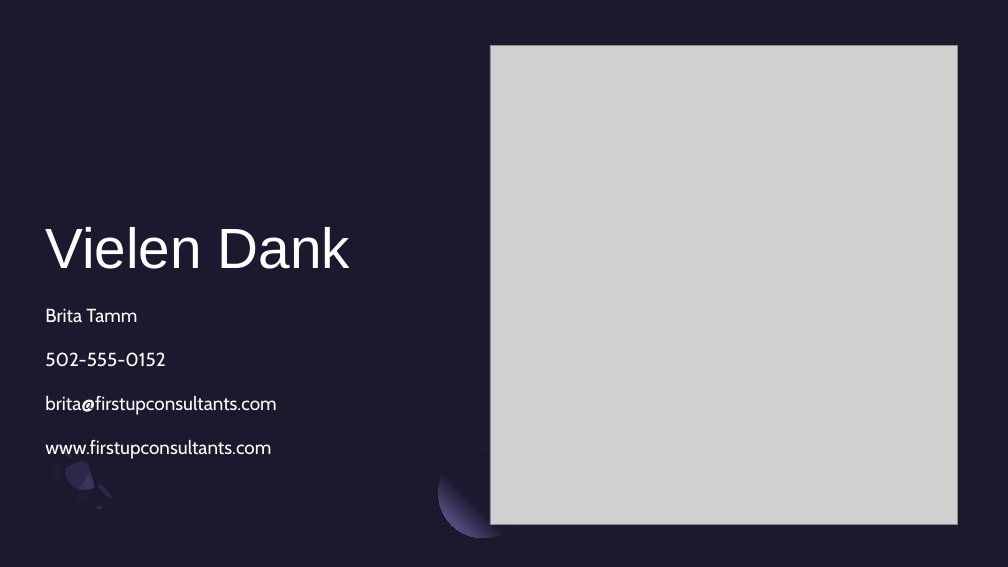
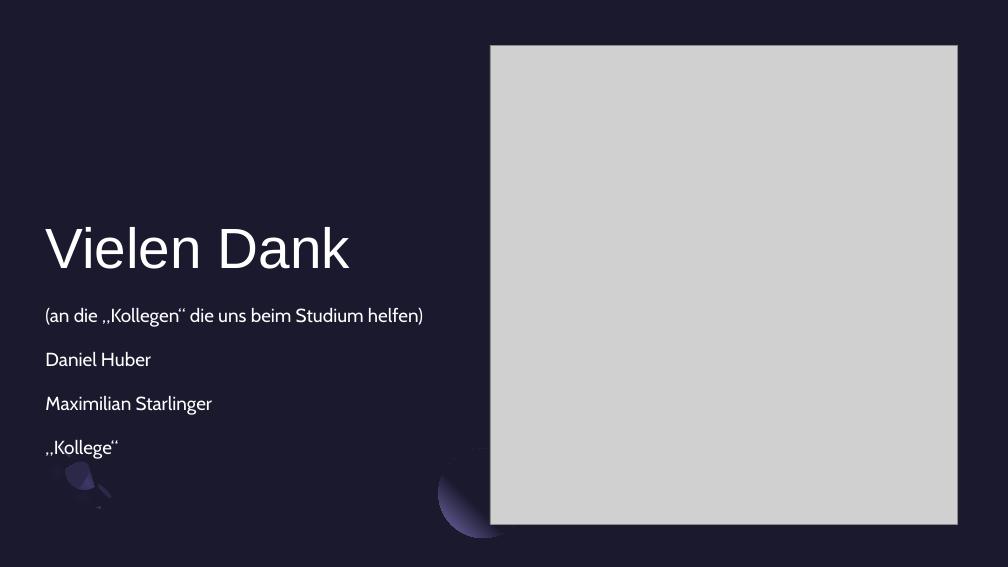
Before and after one commit to kis4-2026ss/projekt-bb-g2-huber-starlinger, a slide deck: slide 13 of docs/KIS-Projekt Präsentation.pptx (slide 14 before the commit). Drawn at 1008x567 pixels with LibreOffice and Linux fonts; fonts in the diff are those of the drawing; grey boxes stand for pictures. Boxes give left, top, right and bottom in pixels: in the first picture for what was removed or moved away, otherwise in the second. Text is boxed around its words. In the diff, an @@ line names an element or a change of style, - is before the commit and + after.

```diff
--- a/docs/KIS-Projekt Präsentation.pptx
+++ b/docs/KIS-Projekt Präsentation.pptx
@@ text at (x1=45, y1=308, x2=423, y2=459): text changed @@
-Brita Tamm
-502-555-0152
-brita@firstupconsultants.com
-www.firstupconsultants.com
+(an die „Kollegen“ die uns beim Studium helfen)
+Daniel Huber
+Maximilian Starlinger
+„Kollege“
```
Also in this commit, not shown: 4 other slides changed, 4 slides added, 5 slides removed, 2 other files.
